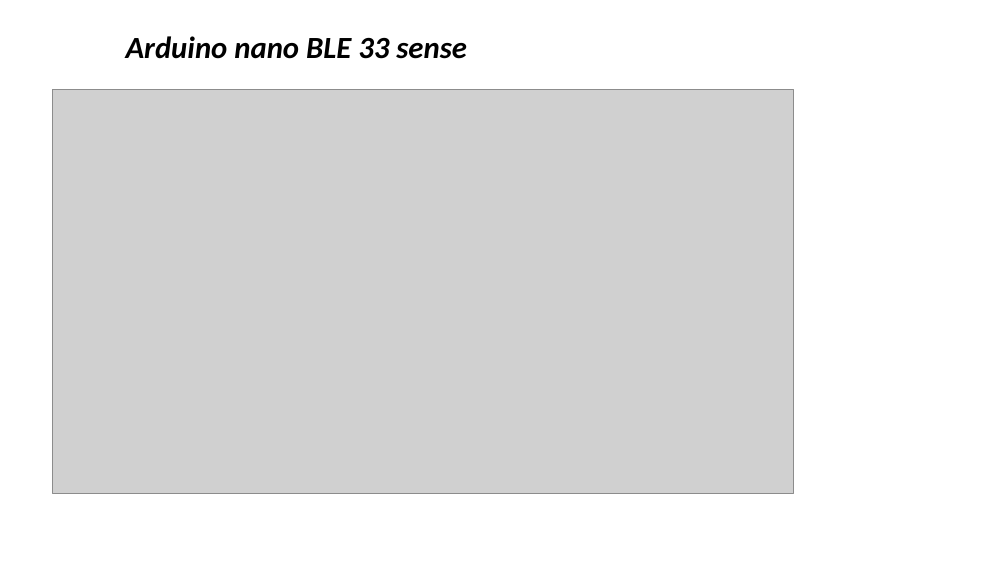
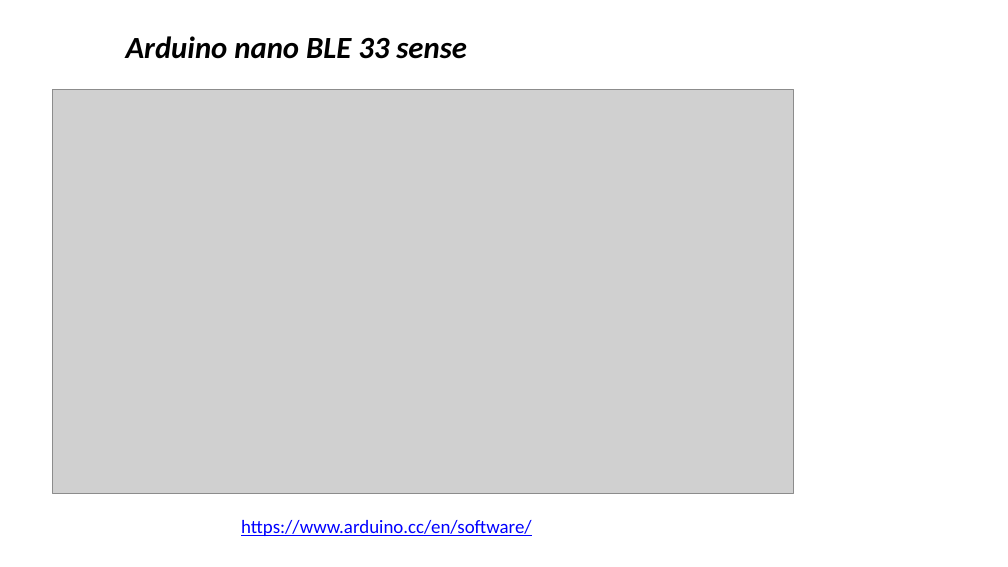
Before and after one commit to zz4fap/tp557-iot-ml, a slide deck: slide 6 of slides/TP557_14b_introducao_arduinoble.pptx. Drawn at 1008x567 pixels with LibreOffice and Linux fonts; fonts in the diff are those of the drawing; grey boxes stand for pictures; background and template pictures are left out. Boxes give left, top, right and bottom in pixels: in the first picture for what was removed or moved away, otherwise in the second. Text is boxed around its words. In the diff, an @@ line names an element or a change of style, - is before the commit and + after.

```diff
--- a/slides/TP557_14b_introducao_arduinoble.pptx
+++ b/slides/TP557_14b_introducao_arduinoble.pptx
@@ text added at [241, 520, 532, 536], 18 pt, text #0000FF, underline @@
+https://www.arduino.cc/en/software/
```
Also in this commit, not shown: 1 other slide changed, 1 slide added, 1 other file.
